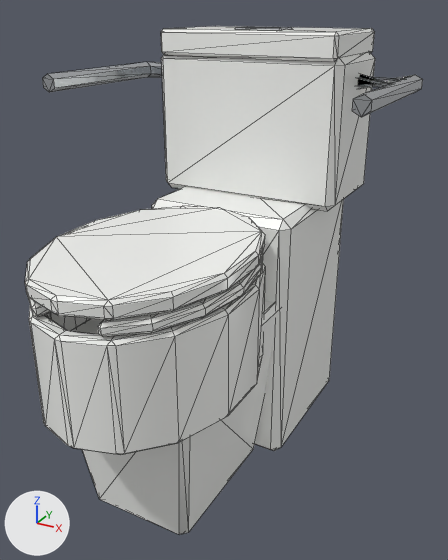
What one commit did to the glTF model assets/models/wc-accessible.glb.
One viewpoint serves both versions: a camera (50 mm lens) standing at (0.55, -0.911, 0.854) and looking at (0.042, 0.014, 0.392). Arrows for +X, +Y and +Z are at lower left; the lights stay in place. The older version comes first. Mesh edges are drawn as thin lines. Vertices at exactly the same position are counted once.

The first picture shows 'wc-accessible.ceramic', 'wc-accessible.chrome'.
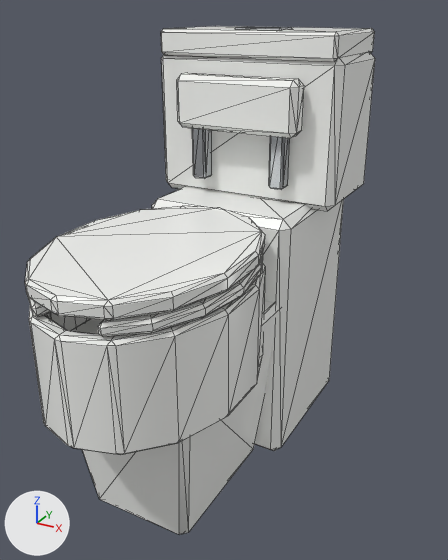
What differs and where, as boxes (x1, y1, x2, y2) in the pictures (448 x 560 px):
'wc-accessible.chrome', reshaped: before (42, 27, 423, 117); after (193, 27, 292, 190)
part 1 of me_wc_accessible_ceramic, added: after (177, 73, 304, 138)
part 2 of me_wc_accessible_chrome, added: after (193, 129, 212, 179)
part 3 of me_wc_accessible_chrome, added: after (269, 136, 290, 190)
part 4 of me_wc_accessible_chrome, deleted: before (42, 62, 162, 92)
part 5 of me_wc_accessible_chrome, deleted: before (352, 73, 423, 117)

What changed in the scene script:
```text
Change me_wc_accessible_ceramic:
    used by ob_wc_accessible_ceramic; location = (0.0, 0.0, 0.0)
    remove me_wc_accessible_ceramic.from_pydata(...)  # 588 vertices, 1140 faces; spans x -0.19..0.19, y -0.375..0.375, z 0.0..0.817
    add me_wc_accessible_ceramic.from_pydata(...)  # 612 vertices, 1184 faces; spans x -0.19..0.19, y -0.375..0.375, z 0.0..0.817
    me_wc_accessible_ceramic part 1: a new loose piece of 24 vertices spanning x -0.125..0.125, y 0.119..0.165, z 0.64..0.739, in mat_ceramic (white #f6f7f4)
Change me_wc_accessible_chrome:
    used by ob_wc_accessible_chrome; location = (0.0, 0.0, 0.0)
    remove me_wc_accessible_chrome.from_pydata(...)  # 84 vertices, 152 faces; spans x -0.304..0.304, y -0.039..0.282, z 0.458..0.82
    add me_wc_accessible_chrome.from_pydata(...)  # 96 vertices, 176 faces; spans x -0.099..0.099, y 0.064..0.274, z 0.458..0.82
    me_wc_accessible_chrome part 2: a new loose piece of 24 vertices spanning x -0.099..-0.069, y 0.137..0.168, z 0.54..0.699, in mat_chrome (light grey #d8dce0)
    me_wc_accessible_chrome part 3: a new loose piece of 24 vertices spanning x 0.069..0.099, y 0.137..0.168, z 0.54..0.699, in mat_chrome (light grey #d8dce0)
    me_wc_accessible_chrome part 4: the loose piece of 18 vertices spanning x -0.304..-0.18, y -0.039..0.282, z 0.713..0.745 is deleted
    me_wc_accessible_chrome part 5: the loose piece of 18 vertices spanning x 0.18..0.304, y -0.039..0.282, z 0.713..0.745 is deleted
```
